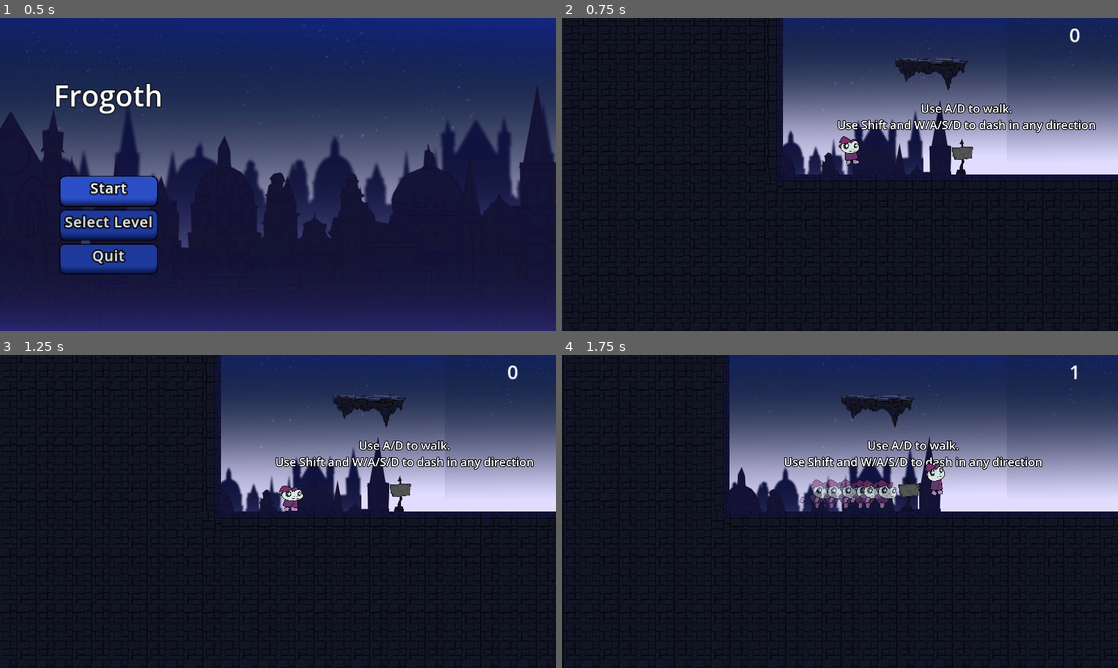
Above: before the commit, frames 1-4 (two rows, left to right).
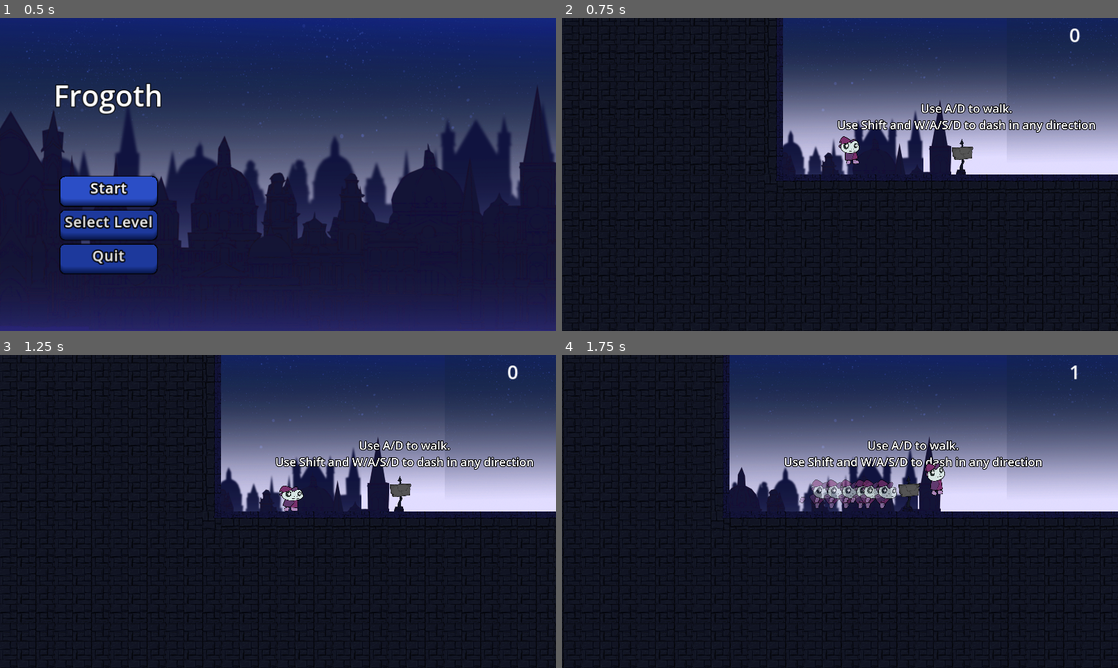
Above: after the commit, the same moments.

Repository: DerBrotDoktor/Frogoth
Game: Godot game, scene res://scenes/main/main.tscn
Two runs of this game, one before a commit and one after it. Both use one fixed random seed, a clock stepped at 60 frames per second and the inputs below.
Inputs:
- Up to frame 1 (0.5 s): no input
- Up to frame 2 (0.75 s): click "Start" at 0.5 s
- Up to frame 3 (1.25 s): no input
- Up to frame 4 (1.75 s): hold D (right) from 1.28 s (still down); tap Shift (dash) at 1.35 s; tap Space (jump) at 1.52 s

Frame 1 is identical in both runs. In frame 2, 0.6% of the frame differs, in the area x 59-73%, y 12-24%; in frame 3, 0.6%; in frame 4, 0.6%.

Commit message:
Changed: Tutorial level

Diff:
--- a/scenes/level/level_tutorial_1.tscn
+++ b/scenes/level/level_tutorial_1.tscn
@@ -7,7 +7,6 @@
 [ext_resource type="PackedScene" uid="uid://d0gcu70fmmqi4" path="res://scenes/player/player_spwan_point.tscn" id="3_lyrsc"]
 [ext_resource type="PackedScene" uid="uid://btimemg85kwm8" path="res://scenes/enviroment/platforms/big/platform_big_2.tscn" id="4_6oxe8"]
 [ext_resource type="PackedScene" uid="uid://cpddwnffvkcgu" path="res://scenes/enemies/enemy_grounded.tscn" id="5_hni4f"]
-[ext_resource type="PackedScene" uid="uid://dgcv5ildkajr8" path="res://scenes/enviroment/platforms/big/platform_big_1.tscn" id="8_rjo6t"]
 
 [sub_resource type="RectangleShape2D" id="RectangleShape2D_eauuh"]
 size = Vector2(2004, 282)
@@ -156,9 +155,6 @@
 position = Vector2(6818.5, 986.5)
 shape = SubResource("RectangleShape2D_tjx48")
 
-[node name="PlatformBig1" parent="." instance=ExtResource("8_rjo6t")]
-position = Vector2(628, -699)
-
 [editable path="Signs/TutorialSign"]
 [editable path="Signs/TutorialSign2"]
 [editable path="Signs/TutorialSign3"]
Not shown: 1 places in scenes/level/level_tutorial_1.tscn that only renumber resources
